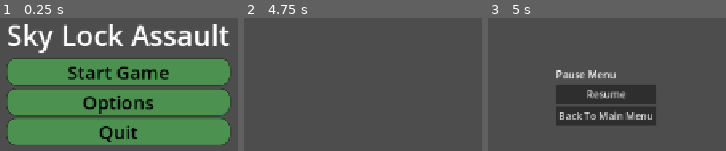
Above: before the commit, frames 1-3 (left to right).
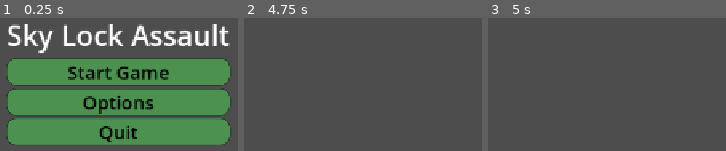
Above: after the commit, the same moments.

Repository: ikostan/SkyLockAssault
Game: Godot game, scene res://scenes/main_menu.tscn
The game is run twice, just before and just after one commit, with the same random seed, the same clock (stepped at 60 frames per second) and the same inputs.
Inputs:
- Up to frame 1 (0.25 s): no input
- Up to frame 2 (4.75 s): click "Start Game" at 0.5 s; tap Enter at 1.25, 2.75, 4.25 s; tap Space at 2, 3.5 s
- Up to frame 3 (5 s): tap Escape (ui_cancel) at 4.9 s

Frames 1-2 are identical in both runs. In frame 3, 11% of the frame differs, in the area x 28-71%, y 39-81%.
Error after the commit: Invalid call. Nonexistent function 'is_action_just_pressed' in base 'InputEventKey'. (res://scripts/pause_menu.gd:18)

Commit message:
Update scripts/pause_menu.gd
Co-authored-by: sourcery-ai[bot] <58596630+sourcery-ai[bot]@users.noreply.github.com>

Diff:
--- a/scripts/pause_menu.gd
+++ b/scripts/pause_menu.gd
@@ -15,7 +15,7 @@
 
 # Processes unhandled input for pause toggle (e.g., ESC key).
 func _unhandled_input(event: InputEvent) -> void:
-	if event.is_action_pressed("ui_cancel"):  # Default ESC action
+	if event.is_action_just_pressed("ui_cancel"):  # Default ESC action
 		toggle_pause()
 
 
